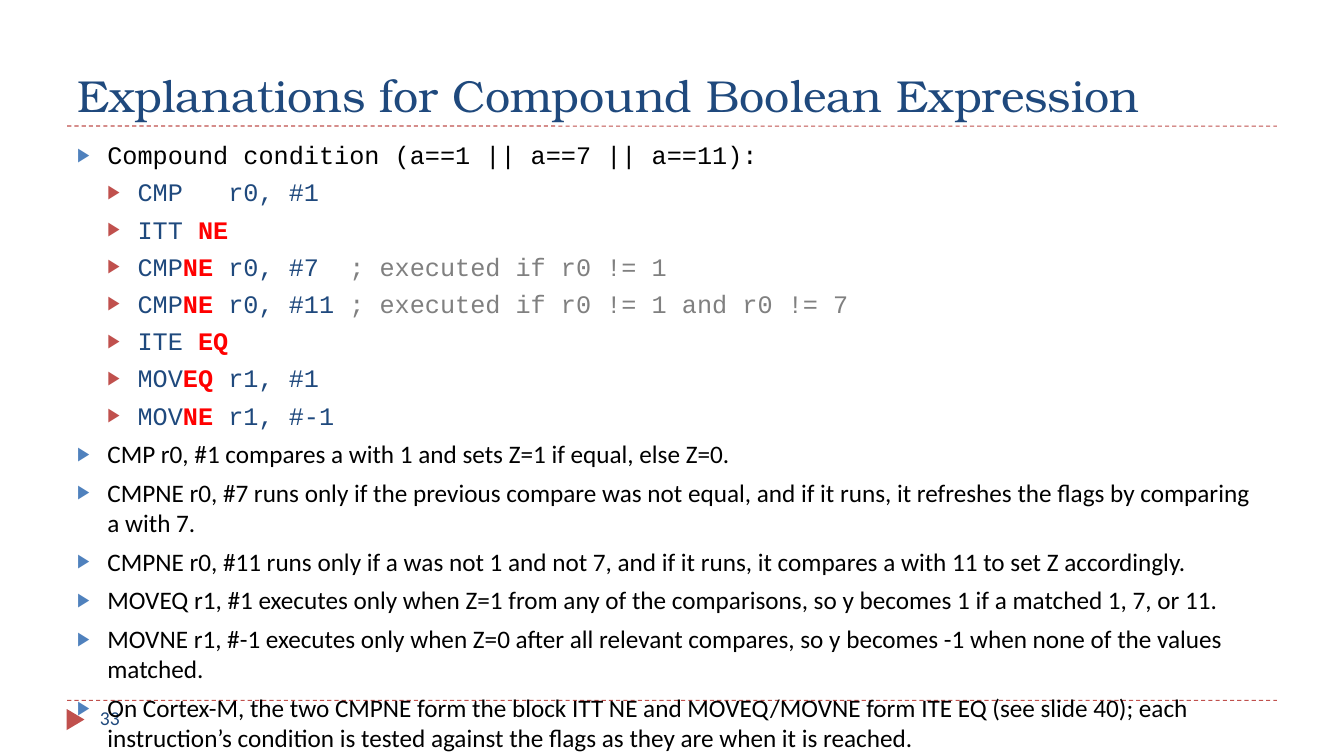
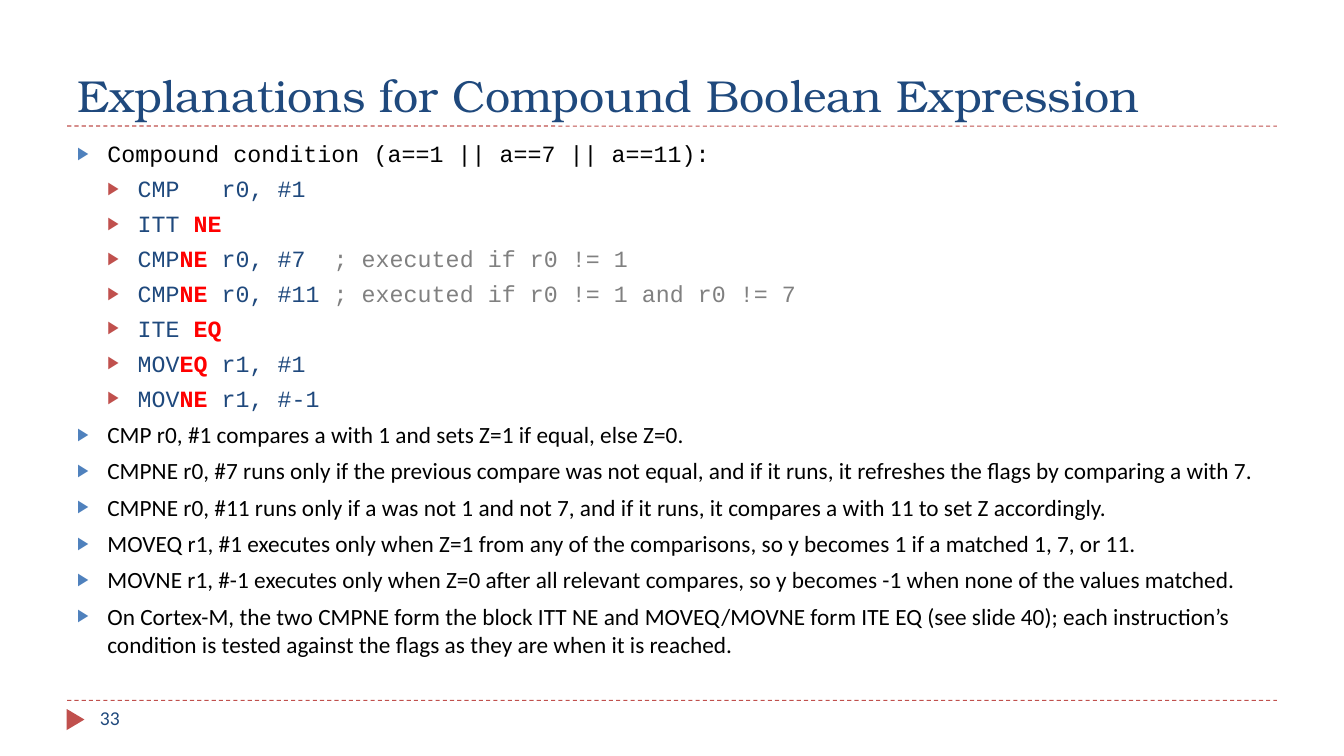
Before and after one commit to guhofstra/CSC111Fa26, a slide deck: slide 33 of PPTs/Ch6_ARM_Control_Flow.pptx. Drawn at 1344x756 pixels with LibreOffice and Linux fonts; fonts in the diff are those of the drawing. Boxes give left, top, right and bottom in pixels: in the first picture for what was removed or moved away, otherwise in the second. Text is boxed around its words. In the diff, an @@ line names an element or a change of style, - is before the commit and + after.

```diff
--- a/PPTs/Ch6_ARM_Control_Flow.pptx
+++ b/PPTs/Ch6_ARM_Control_Flow.pptx
@@ text "Compound condition (a==1 || a==7 ..." at bbox=[107, 145, 1252, 657]: size 18 to 16.6 pt @@
```
Also in this commit, not shown: 2 other slides changed.
